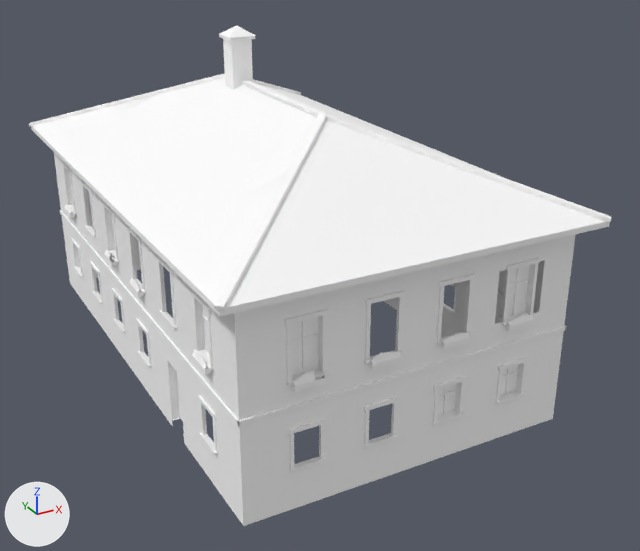
A saved change to the glTF model games/yorimichi/assets/belmonte/meshes/SM_BM_BE_3_Villa.glb.
One viewpoint serves both versions: a 50 mm lens placed at (10.8, -37.5, 17.0), pointed at (26.0, -9.9, 3.2). Lighting does not change. The marker at lower left points along +X, +Y and +Z. The first picture is the older version. Vertices at exactly the same position are counted once.

The first picture shows 'SM_BM_BE_3_Villa'.
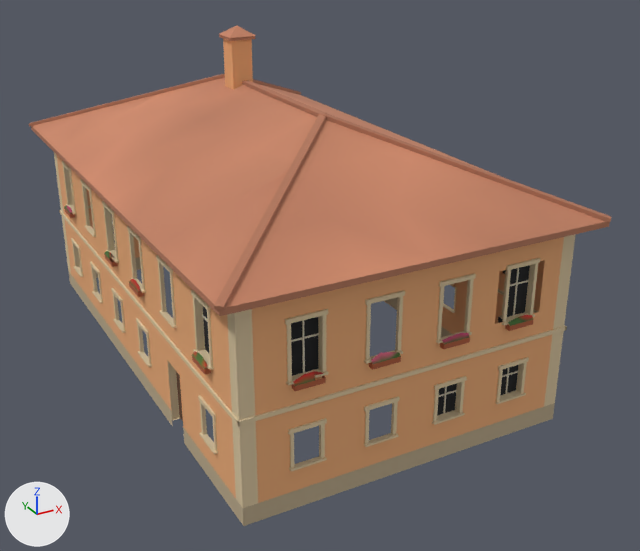
Diff of the bpy script that builds the scene:
```diff
--- a/games/yorimichi/assets/belmonte/meshes/SM_BM_BE_3_Villa.glb.py
+++ b/games/yorimichi/assets/belmonte/meshes/SM_BM_BE_3_Villa.glb.py
@@ me_sm_be_3_villa @@
 me_sm_be_3_villa.from_pydata(...)  # 3709 vertices, 5152 faces; spans x 18.2..31.8, y -18.8..2.8, z -0.3..12.1
 # used by ob_sm_bm_be_3_villa; location = (0.0, 0.0, 0.0)
+# me_sm_be_3_villa part 1: 2701 faces centred in x 18.8..31.2, y -18.2..2.2, z -0.2..10.0 are repainted in the vertex colours; the middle colour goes from white #ffffff to beige #dec9a3
+# me_sm_be_3_villa part 2: 2451 faces centred in x 18.3..31.7, y -18.7..2.7, z -0.2..11.9 are repainted in the vertex colours; the middle colour goes from white #ffffff to orange #eead77
 me_sm_be_3_villa.materials.append(mat_bm_000_m_ashlar_032)
```

Boxes [x1, y1, x2, y2] around the edits, measured in the pictures (640 x 551 px):
part 1 of me_sm_be_3_villa, recoloured: [54, 113, 576, 526] in both
part 2 of me_sm_be_3_villa, recoloured (white to orange): [29, 25, 611, 503] in both
